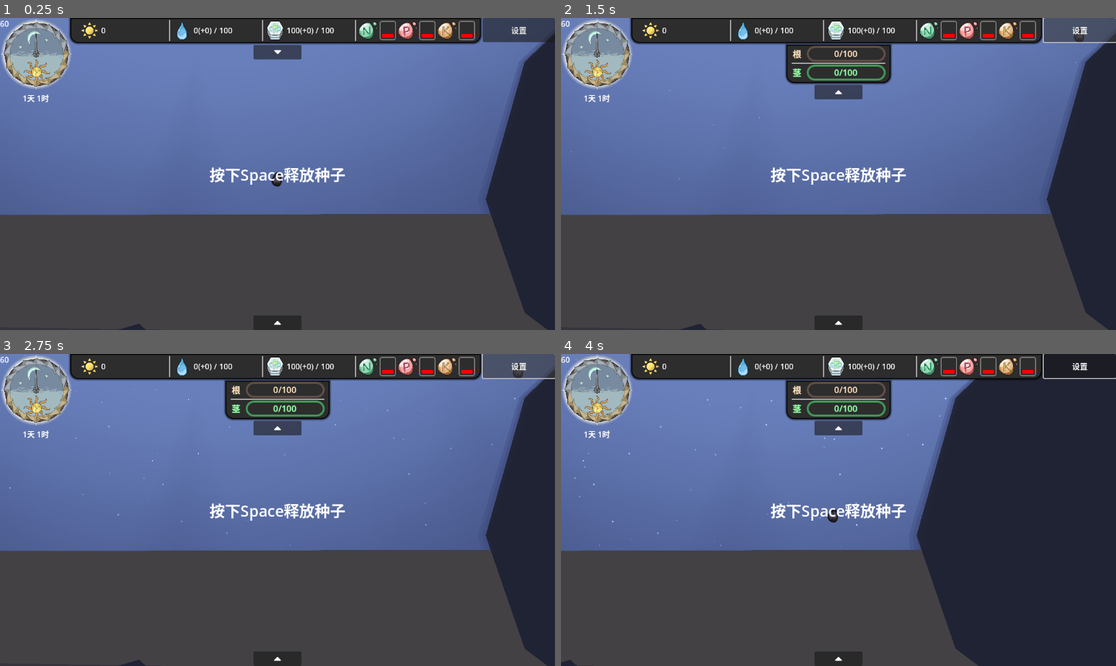
Above: before the commit, frames 1-4 (two rows, left to right).
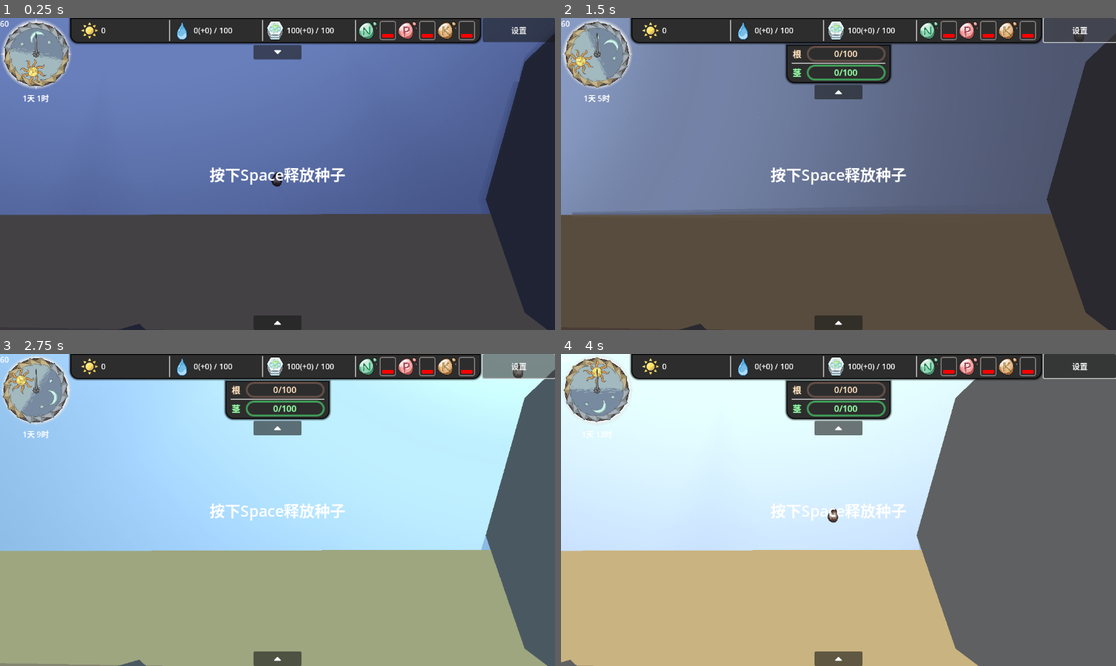
Above: after the commit, the same moments.

Repository: DeanNevan/RootsOfLife
Game: Godot game, scene res://src/main/MainGame/MainGame.tscn
Same seed, same stepped clock (60 frames per second), same inputs: the game is played once before the commit and once after it. The engine's default icon, where the game draws it, is replaced by a stand-in: a white triangle on a blue panel in a dark square.
Inputs (mouse positions are in pixels of both pictures, inside the frame that each line leads up to):
- Up to frame 1 (0.25 s): no input
- Up to frame 2 (1.5 s): click (838, 52) at 0.5 s; click "设置" at 1.25 s
- Up to frame 3 (2.75 s): tap Enter at 2 s; drag from (277, 510) to (516, 366) at 2.02 s
- Up to frame 4 (4 s): drag from (838, 510) to (1077, 366) at 2.77 s; move the mouse to (838, 510) at 3.52 s; hold D (view_right) from 3.53 s (still down); tap R at 3.6 s; click (838, 510) at 3.67 s

The runs differ from the first frame. In frame 1, 0.9% of the frame differs, in the area x 0-97%, y 1-23%; in frame 2, 33%; in frame 3, 91%; in frame 4, 91%, in the area x 0-100%, y 0-100%.

Commit message:
fix

Diff:
--- a/src/main/autoload/GameTime.gd
+++ b/src/main/autoload/GameTime.gd
@@ -9,7 +9,7 @@
 var timestamp := 0
 
 func _physics_process(_delta):
-	timestamp += 0
+	timestamp += 1
 
 func reset():
 	timestamp = 0
